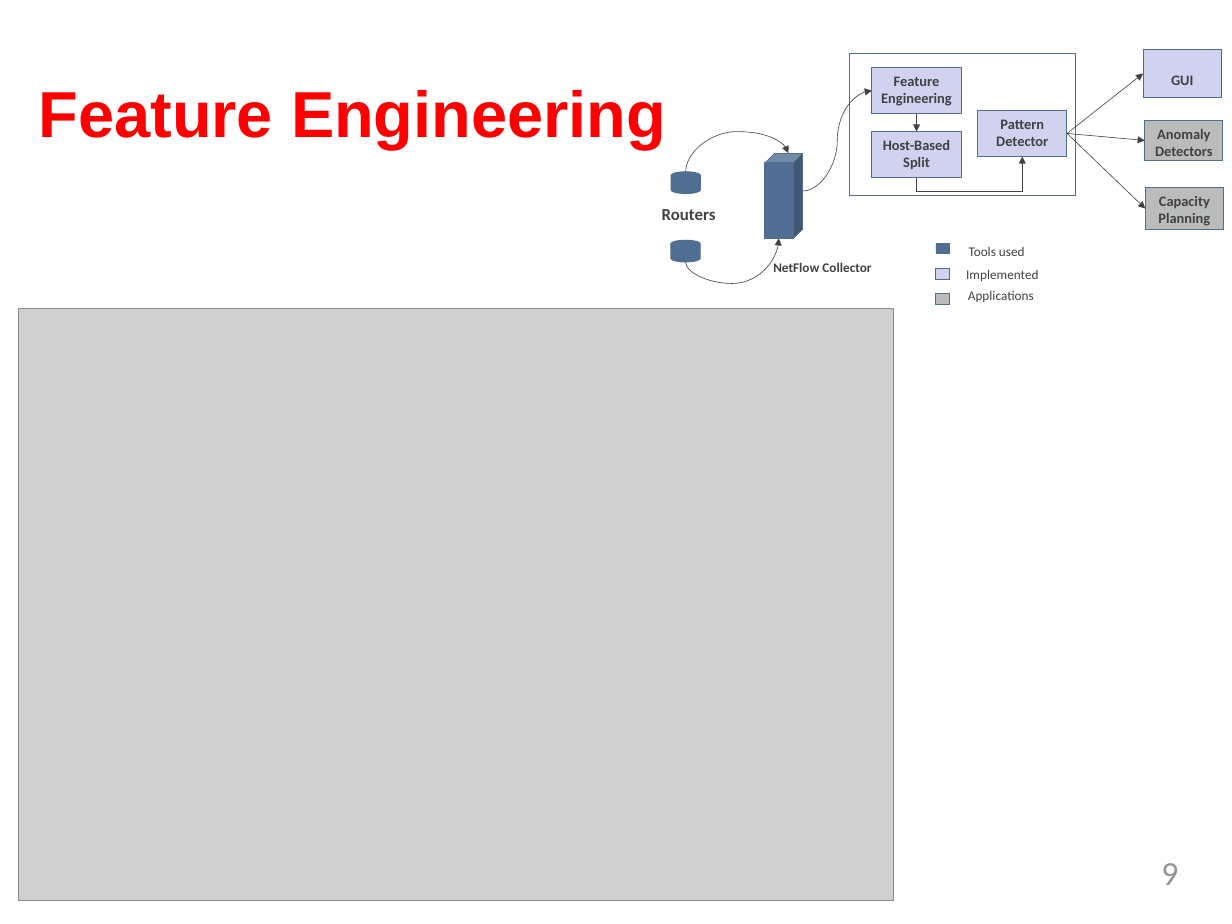
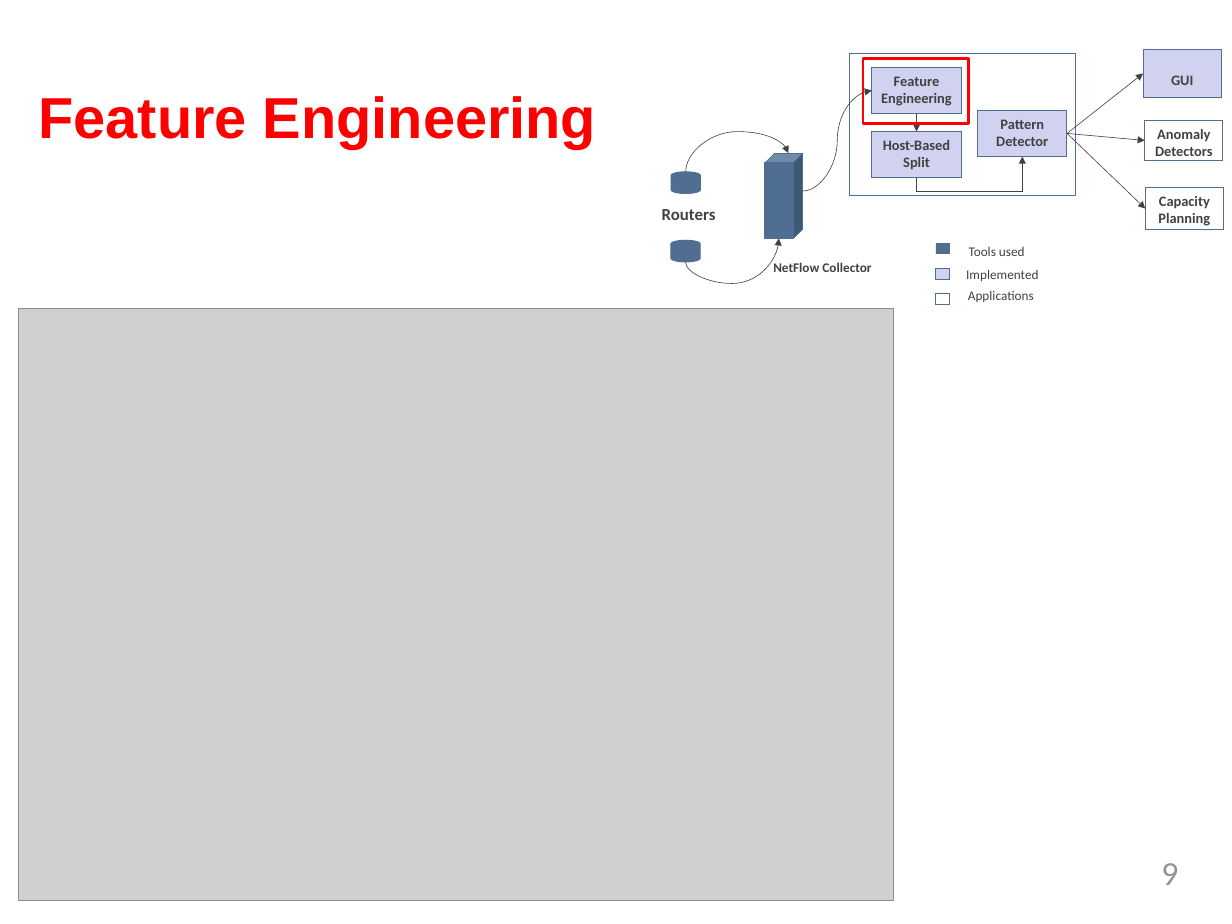
Before and after one commit to TejaKommineni/KnowNet, a slide deck: slide 9 of My Thesis/sample-thesis-0/Thesis_Defense.pptx. Drawn at 1232x924 pixels with LibreOffice and Linux fonts; fonts in the diff are those of the drawing; grey boxes stand for pictures; background and template pictures are left out. Boxes give left, top, right and bottom in pixels: in the first picture for what was removed or moved away, otherwise in the second. Text is boxed around its words. In the diff, an @@ line names an element or a change of style, - is before the commit and + after.

```diff
--- a/My Thesis/sample-thesis-0/Thesis_Defense.pptx
+++ b/My Thesis/sample-thesis-0/Thesis_Defense.pptx
@@ title "Feature Engineering" at (39,96,596,149): size 54 to 48 pt @@
@@ rectangle added at (863,59,969,124), outline #FF0000 2.25 pt @@
@@ fill #BABCBC to #FFFFFF in 3 elements at (1145,120,1223,161), (1145,188,1223,230), (936,294,950,304) @@
```
Also in this commit, not shown: 17 other slides changed, 28 other files.
